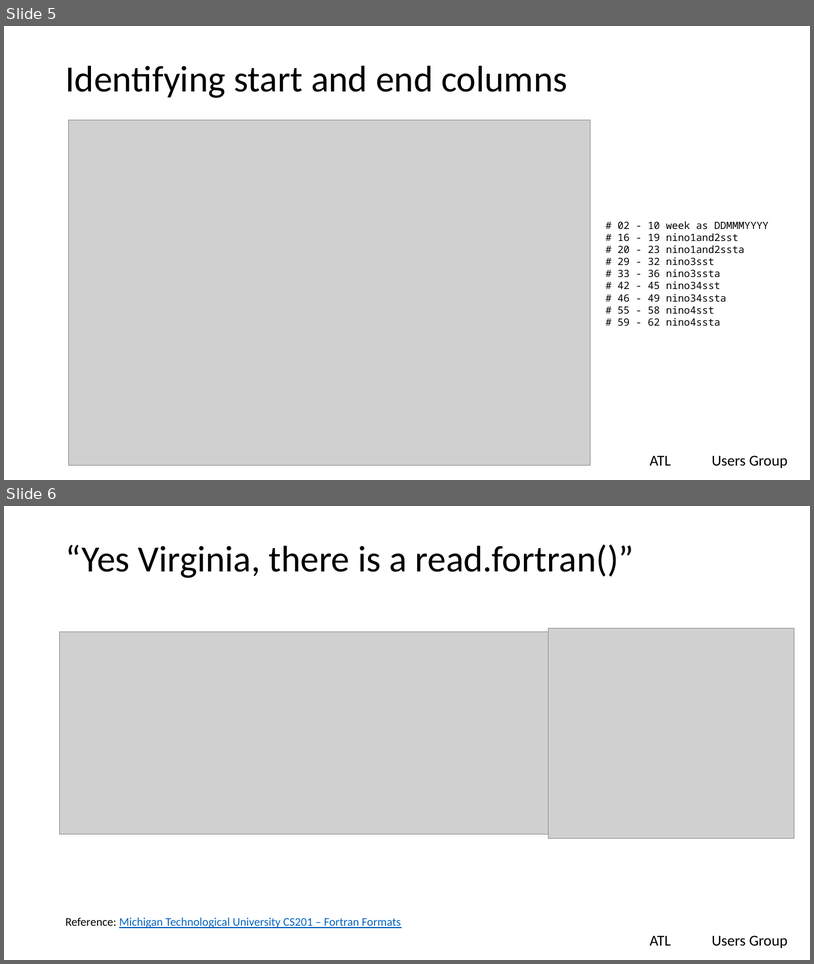
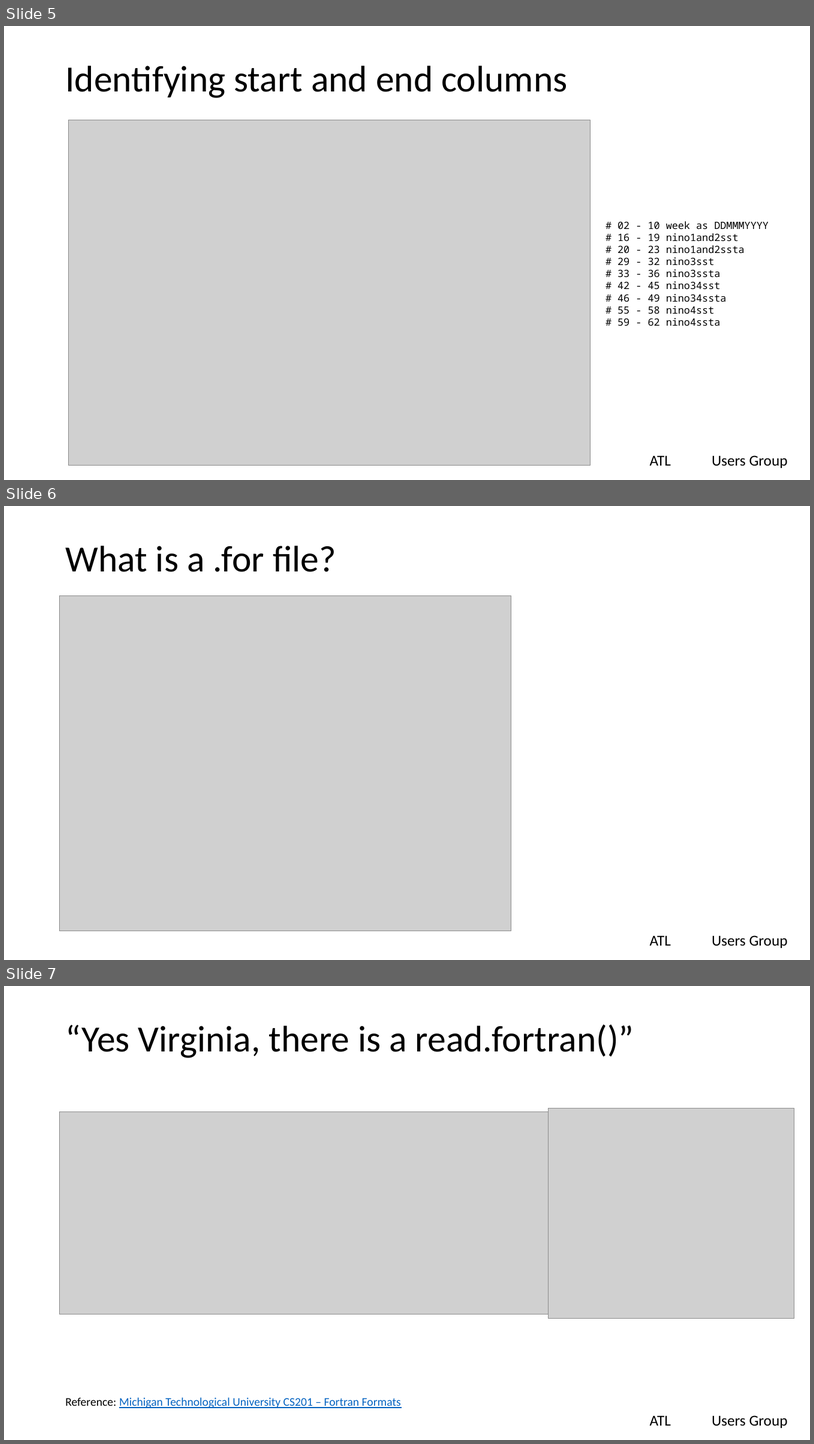
Before and after one commit to lgreski/readingFilesInR, a slide deck: presentation/readingFixedFilesInR.pptx. Shown one above the other, each under a label of ours: slides 5 and 6 before the commit, slides 5, 6 and 7 after it. The pictures are 814x964 and 814x1444 pixels, drawn with LibreOffice and Linux fonts; fonts in the diff are those of the drawing; grey boxes stand for pictures; background and template pictures are left out. Boxes give left, top, right and bottom in pixels: in the first picture for what was removed or moved away, otherwise in the second. Text is boxed around its words. In the diff, an @@ line names an element or a change of style, - is before the commit and + after.

Commit message:
add what is .for file? slide

```diff
--- a/presentation/readingFixedFilesInR.pptx
+++ b/presentation/readingFixedFilesInR.pptx
@@ slide 6 added at (4,506,810,960), background #FFFFFF; not listed: 2 template elements that a slide beside it also shows @@
@@ title added at (65,546,336,572), 44 pt, text #000000 @@
+What is a .for file?
@@ picture added at (60,595,512,931) @@
@@ what was slide 6 is now slide 7 @@
```
